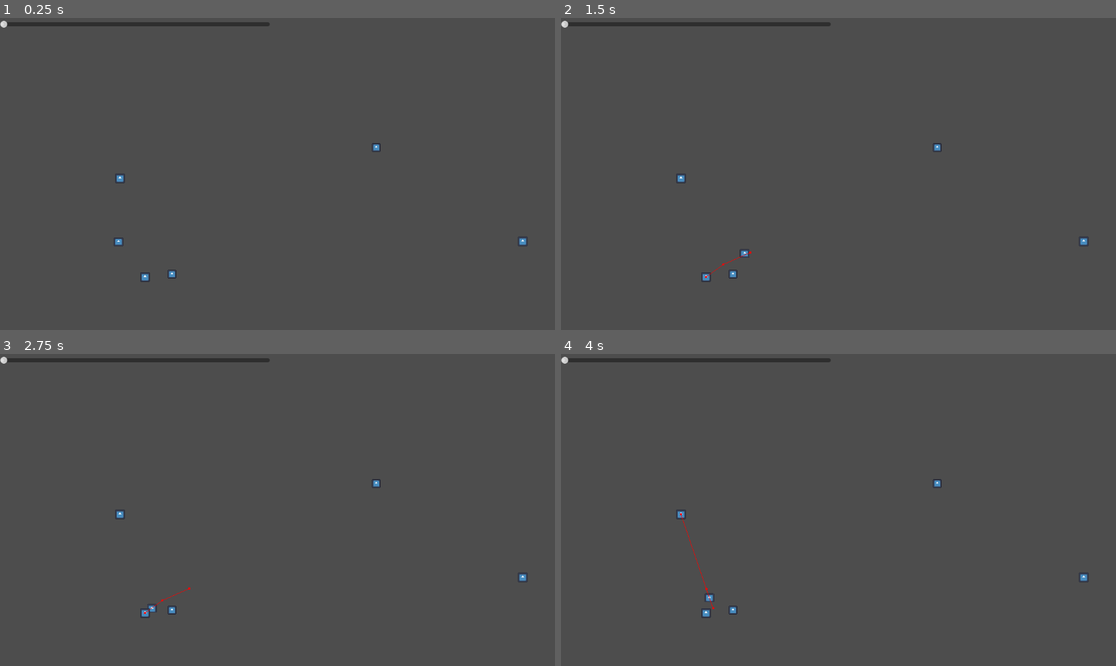
Above: before the commit, frames 1-4 (two rows, left to right).
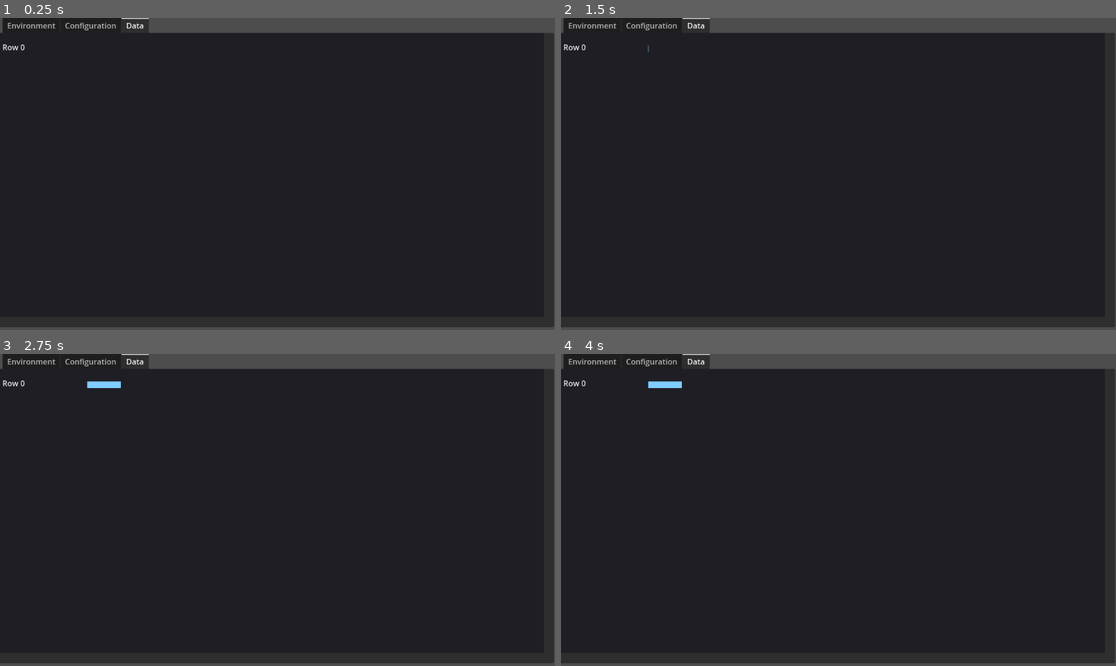
Above: after the commit, the same moments.

Repository: drewcydrew/sim-testing
Game: Godot game, scene res://World/World.tscn
Two runs of this game, one before a commit and one after it. Both use one fixed random seed, a clock stepped at 60 frames per second and the inputs below. The engine's default icon, where the game draws it, is replaced by a stand-in: a white triangle on a blue panel in a dark square.
Inputs (mouse positions are in pixels of both pictures, inside the frame that each line leads up to):
- Up to frame 1 (0.25 s): no input
- Up to frame 2 (1.5 s): tap Enter at 0.5 s; move the mouse to (1082, 242) at 0.52 s; click (1082, 242) at 0.67 s; tap Space at 1.25 s; move the mouse to (705, 276) at 1.27 s; click (705, 276) at 1.42 s
- Up to frame 3 (2.75 s): tap Enter at 2 s; move the mouse to (122, 513) at 2.02 s; click (122, 513) at 2.17 s
- Up to frame 4 (4 s): tap Space at 2.75 s; move the mouse to (810, 572) at 2.77 s; click (810, 572) at 2.92 s; tap Enter at 3.5 s; move the mouse to (1005, 556) at 3.52 s; click (1005, 556) at 3.67 s

The runs differ from the first frame. In frame 1, 95% of the frame differs, in the area x 0-100%, y 0-100%; in frame 2, 95%; in frame 3, 95%; in frame 4, 95%.

Commit message:
adding basic gantt recording functionality

Diff:
--- a/Enemy/Enemy.tscn
+++ b/Enemy/Enemy.tscn
@@ -19,3 +19,12 @@
 
 [node name="NavigationAgent2D" type="NavigationAgent2D" parent="."]
 debug_enabled = true
+
+[node name="ProgressBar" type="ProgressBar" parent="."]
+visible = false
+offset_left = -43.0
+offset_top = -43.0
+offset_right = 81.0
+offset_bottom = -16.0
+
+[connection signal="value_changed" from="ProgressBar" to="." method="_on_progress_bar_value_changed"]
--- a/Enemy/enemy.gd
+++ b/Enemy/enemy.gd
@@ -4,9 +4,14 @@
 
 @export var movement_target: Node2D
 @export var navigation_agent: NavigationAgent2D
+@export var gantt_path: NodePath
+
+@onready var progress_bar: ProgressBar = $ProgressBar
 
 var current_attraction: Node2D = null
 var is_visiting: bool = false
+var travelStart: int = 0
+var travelFinish: int = 0
 
 
 const SPEED = 300.0
@@ -14,6 +19,12 @@
 
 func _ready():
 	call_deferred("actor_setup")
+	_pick_and_go_to_next_attraction()
+
+func _get_gantt() -> BasicGantt:
+	return get_tree().get_first_node_in_group("gantt") as BasicGantt
+
+
 
 func actor_setup():
 	pass
@@ -24,11 +35,13 @@
 func set_movement_target(movement_target: Vector2):
 	navigation_agent.target_position = movement_target
 
+
 func visit_attraction(attraction: Node2D):
 	if is_visiting:
 		return
 	current_attraction = attraction
 	navigation_agent.target_position = attraction.global_position
+	travelStart = Time.get_ticks_msec() / 1000
 	print("Heading to attraction:", attraction.name)
 
 
@@ -46,21 +59,40 @@
 	move_and_slide()
 
 	# Check if we've reached the attraction
-	if current_attraction and global_position.distance_to(current_attraction.global_position) < 20.0:
+	if current_attraction and global_position.distance_to(current_attraction.global_position) < 50.0:
 		print("arrived")
 		start_visiting()
 
 func start_visiting():
 	is_visiting = true
 	velocity = Vector2.ZERO
+	travelFinish = Time.get_ticks_msec() / 1000
+	var chart := _get_gantt()
+	if chart:
+		chart.record_event("Travelling", travelStart, travelFinish, 0) # row 0 for now
+
 	print("Visiting attraction:", current_attraction.name)
+	var t1: float = Time.get_ticks_msec() / 1000
+	loading_bar()
+	await get_tree().create_timer(2.0).timeout
 
-	await get_tree().create_timer(2.0).timeout
+	var t2: float = Time.get_ticks_msec() / 1000
+	if chart:
+		chart.record_event(current_attraction.name, t1, t2, 0) # row 0 for now
+
 	print("Done visiting:", current_attraction.name)
 
 	#current_attraction = null
 	is_visiting = false
 	_pick_and_go_to_next_attraction()
+
+func loading_bar():
+	progress_bar.visible = true
+	progress_bar.value = 0
+	var tween = progress_bar.create_tween()
+	await tween.tween_property(progress_bar, "value", 100, 2)
+	await get_tree().create_timer(2.0).timeout
+	progress_bar.visible = false
 
 
 func _pick_and_go_to_next_attraction() -> void:
@@ -77,3 +109,13 @@
 
 	var choice = all[randi() % all.size()] if candidates.is_empty() else candidates[randi() % candidates.size()]
 	visit_attraction(choice)
+
+
+
+
+
+
+
+#func _on_progress_bar_value_changed(value: float) -> void:
+#	if value == 100:
+#		progress_bar.visible = false
--- a/World/World.tscn
+++ b/World/World.tscn
@@ -1,9 +1,10 @@
-[gd_scene load_steps=6 format=3 uid="uid://bkjo27tus16cr"]
+[gd_scene load_steps=7 format=3 uid="uid://bkjo27tus16cr"]
 
 [ext_resource type="Script" uid="uid://ci23ngthgce8j" path="res://World/world.gd" id="1_2dftf"]
 [ext_resource type="PackedScene" uid="uid://dl1vcfb7hqylb" path="res://Enemy/Enemy.tscn" id="1_c6gwx"]
 [ext_resource type="PackedScene" uid="uid://bvw455jm0ejqy" path="res://Barrier/Barrier.tscn" id="3_bcbcq"]
 [ext_resource type="PackedScene" uid="uid://f621ws6wfyog" path="res://Attraction/attraction.tscn" id="4_js7pq"]
+[ext_resource type="Script" uid="uid://ynrmgagcnycy" path="res://World/gantt_chart.gd" id="5_o14yy"]
 
 [sub_resource type="NavigationPolygon" id="NavigationPolygon_cmany"]
 vertices = PackedVector2Array(377, 552, 621.406, 589.141, 221.102, 554.828, 337, 552, 835.68, 41.8516, 823.719, 470, 80 …(324 unchanged characters)…
@@ -12,38 +13,68 @@
 
 [node name="World" type="Node2D" node_paths=PackedStringArray("enemy_instance")]
 script = ExtResource("1_2dftf")
-enemy_instance = NodePath("NavigationRegion2D/Enemy")
+enemy_instance = NodePath("TabContainer/Environment/NavigationRegion2D/Enemy")
 
-[node name="NavigationRegion2D" type="NavigationRegion2D" parent="."]
+[node name="TabContainer" type="TabContainer" parent="."]
+offset_left = -3.0
+offset_right = 1150.0
+offset_bottom = 642.0
+current_tab = 2
+all_tabs_in_front = true
+
+[node name="Environment" type="Control" parent="TabContainer"]
+visible = false
+layout_mode = 2
+metadata/_tab_index = 0
+
+[node name="NavigationRegion2D" type="NavigationRegion2D" parent="TabContainer/Environment"]
 navigation_polygon = SubResource("NavigationPolygon_cmany")
 
-[node name="Barrier2" parent="NavigationRegion2D" instance=ExtResource("3_bcbcq")]
+[node name="Barrier2" parent="TabContainer/Environment/NavigationRegion2D" instance=ExtResource("3_bcbcq")]
 position = Vector2(357, 532)
 
-[node name="Barrier" parent="NavigationRegion2D" instance=ExtResource("3_bcbcq")]
+[node name="Barrier" parent="TabContainer/Environment/NavigationRegion2D" instance=ExtResource("3_bcbcq")]
 position = Vector2(781, 269)
 
-[node name="Enemy" parent="NavigationRegion2D" node_paths=PackedStringArray("movement_target") instance=ExtResource("1_c6gwx")]
+[node name="Enemy" parent="TabContainer/Environment/NavigationRegion2D" node_paths=PackedStringArray("movement_target") instance=ExtResource("1_c6gwx")]
 position = Vector2(246, 465)
 movement_target = NodePath("../../NavTarget")
 
-[node name="NavTarget" type="Marker2D" parent="."]
+[node name="NavTarget" type="Marker2D" parent="TabContainer/Environment"]
 position = Vector2(907, 507)
 
-[node name="Attraction" parent="." groups=["attractions"] instance=ExtResource("4_js7pq")]
+[node name="Attraction" parent="TabContainer/Environment" groups=["attractions"] instance=ExtResource("4_js7pq")]
 position = Vector2(1085, 464)
 
-[node name="Attraction2" parent="." groups=["attractions"] instance=ExtResource("4_js7pq")]
+[node name="Attraction2" parent="TabContainer/Environment" groups=["attractions"] instance=ExtResource("4_js7pq")]
 position = Vector2(301, 538)
 
-[node name="Attraction3" parent="." groups=["attractions"] instance=ExtResource("4_js7pq")]
+[node name="Attraction3" parent="TabContainer/Environment" groups=["attractions"] instance=ExtResource("4_js7pq")]
 position = Vector2(249, 333)
 
-[node name="SimSpeedSlider" type="HSlider" parent="."]
-offset_right = 560.0
-offset_bottom = 26.0
+[node name="SimSpeedSlider" type="HSlider" parent="TabContainer/Environment"]
+layout_mode = 0
+offset_left = 70.0
+offset_top = 15.0
+offset_right = 630.0
+offset_bottom = 41.0
 max_value = 10.0
 step = 0.05
 
-[connection signal="changed" from="SimSpeedSlider" to="." method="_on_sim_speed_slider_changed"]
-[connection signal="value_changed" from="SimSpeedSlider" to="." method="_on_sim_speed_slider_value_changed"]
+[node name="Configuration" type="Control" parent="TabContainer"]
+visible = false
+layout_mode = 2
+metadata/_tab_index = 1
+
+[node name="Data" type="Control" parent="TabContainer"]
+layout_mode = 2
+metadata/_tab_index = 2
+
+[node name="GanttChart" type="Control" parent="TabContainer/Data" groups=["gantt"]]
+anchors_preset = 0
+offset_right = 1132.0
+offset_bottom = 590.0
+script = ExtResource("5_o14yy")
+
+[connection signal="changed" from="TabContainer/Environment/SimSpeedSlider" to="." method="_on_sim_speed_slider_changed"]
+[connection signal="value_changed" from="TabContainer/Environment/SimSpeedSlider" to="." method="_on_sim_speed_slider_value_changed"]
--- /dev/null
+++ b/World/gantt_chart.gd
@@ -0,0 +1,104 @@
+extends Control
+class_name BasicGantt
+
+# Minimal Gantt: accepts completed events and draws rectangles.
+# Strongly typed to avoid Variant inference errors in Godot 4.
+#
+# API:
+#   set_time_window(start_time: float, end_time: float)
+#   record_event(label: String, start_time: float, end_time: float, row: int = 0, color: Color = Color(0.5, 0.8, 1.0, 1.0))
+
+# Typed inner class for events (avoids Variant dictionaries)
+class Event:
+	var row: int
+	var label: String
+	var start: float
+	var end: float
+	var color: Color
+
+@export var left_margin: float = 80.0
+@export var top_margin: float = 24.0
+@export var row_height: float = 18.0
+@export var row_gap: float = 6.0
+@export var background_color: Color = Color(0.12, 0.12, 0.14)
+@export var default_bar_color: Color = Color(0.50, 0.80, 1.00, 1.0)
+@export var text_color: Color = Color(0.92, 0.92, 0.96, 0.95)
+
+var _start_time: float = 0.0
+var _end_time: float = 30.0
+
+var _events: Array[Event] = []
+
+func set_time_window(start_time: float, end_time: float) -> void:
+	_start_time = start_time
+	_end_time = maxf(end_time, start_time + 0.001)
+	queue_redraw()
+
+func record_event(label: String, start_time: float, end_time: float, row: int = 0, color: Color = Color(0.5, 0.8, 1.0, 1.0)) -> void:
+	if end_time < start_time:
+		var tmp: float = start_time
+		start_time = end_time
+		end_time = tmp
+	var ev := Event.new()
+	ev.row = max(0, row)
+	ev.label = label
+	ev.start = start_time
+	ev.end = end_time
+	ev.color = color
+	_events.append(ev)
+	queue_redraw()
+
+func clear() -> void:
+	_events.clear()
+	queue_redraw()
+
+func _draw() -> void:
+	# Background
+	draw_rect(Rect2(Vector2.ZERO, size), background_color)
+
+	var visible_span: float = _end_time - _start_time
+	if visible_span <= 0.0:
+		return
+
+	var content_x0: float = left_margin
+	var content_x1: float = size.x - 8.0
+	var content_w: float = maxf(1.0, content_x1 - content_x0)
+
+	# Draw events
+	var max_row: int = 0
+	for ev: Event in _events:
+		max_row = max(max_row, ev.row)
+		var x1: float = content_x0 + content_w * ((ev.start - _start_time) / visible_span)
+		var x2: float = content_x0 + content_w * ((ev.end   - _start_time) / visible_span)
+		if x2 <= content_x0 or x1 >= content_x1:
+			continue # fully outside
+		x1 = clampf(x1, content_x0, content_x1)
+		x2 = clampf(x2, content_x0, content_x1)
+
+		var y: float = _row_to_y(ev.row)
+		var rect: Rect2 = Rect2(Vector2(x1, y + 2.0), Vector2(maxf(1.0, x2 - x1), row_height - 4.0))
+		draw_rect(rect, ev.color)
+
+		# Label (only if it fits)
+		var font := get_theme_default_font()
+		var fs: int = get_theme_default_font_size()
+		if ev.label != "" and font:
+			var text_size: Vector2 = font.get_string_size(ev.label, fs)
+			if text_size.x + 8.0 <= rect.size.x:
+				draw_string(font, rect.position + Vector2(4.0, row_height * 0.7), ev.label, HORIZONTAL_ALIGNMENT_LEFT, -1.0, fs, Color(0,0,0,0.8))
+
+	# Row labels (very simple: "Row N")
+	var font2 := get_theme_default_font()
+	var fs2: int = get_theme_default_font_size()
+	for r in range(max_row + 1):
+		draw_string(font2, Vector2(8.0, _row_to_y(r) + row_height * 0.7), "Row %d" % r, HORIZONTAL_ALIGNMENT_LEFT, -1.0, fs2, text_color)
+
+func _row_to_y(row_index: int) -> float:
+	return top_margin + float(row_index) * (row_height + row_gap)
+
+func _get_minimum_size() -> Vector2:
+	var max_row: int = 0
+	for ev: Event in _events:
+		max_row = max(max_row, ev.row)
+	var h: float = top_margin + float(max_row + 1) * (row_height + row_gap) + 8.0
+	return Vector2(320.0, h)
--- a/World/world.gd
+++ b/World/world.gd
@@ -2,7 +2,8 @@
 
 @export var enemy_instance: Node2D
 
-@onready var time_slider: HSlider = $SimSpeedSlider
+@onready var time_slider: HSlider = $TabContainer/Environment/SimSpeedSlider
+@onready var gantt_chart: Control = $TabContainer/Data/GanttChart
 
 func _ready() -> void:
 	# Connect all attractions
Not shown, added: World/gantt_chart.gd.uid
